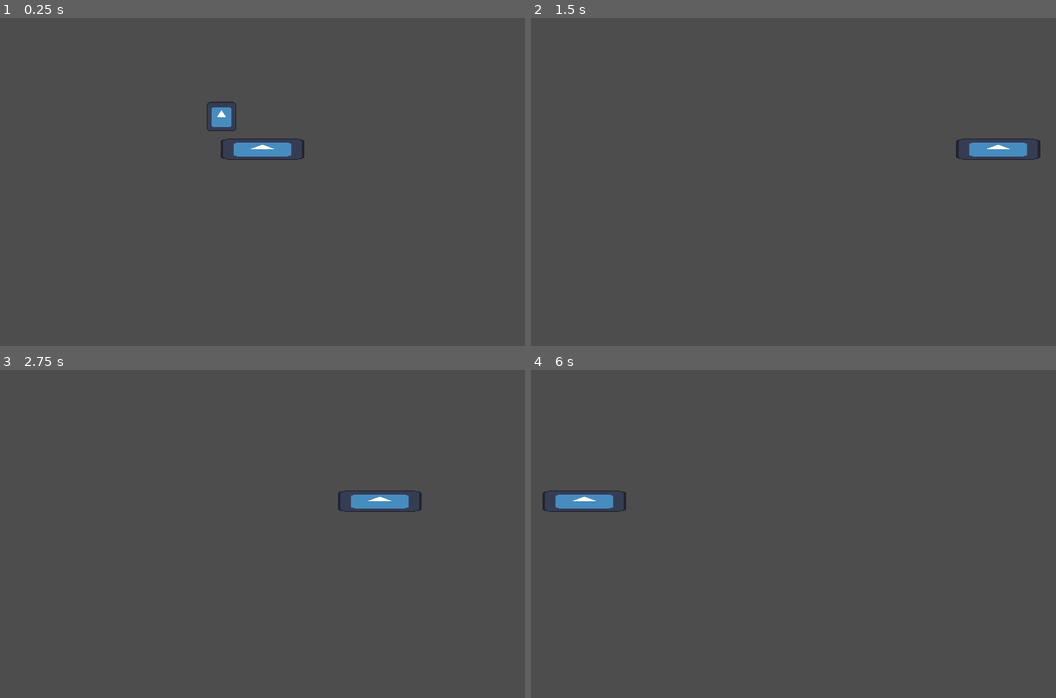
Above: before the commit, frames 1-4 (two rows, left to right).
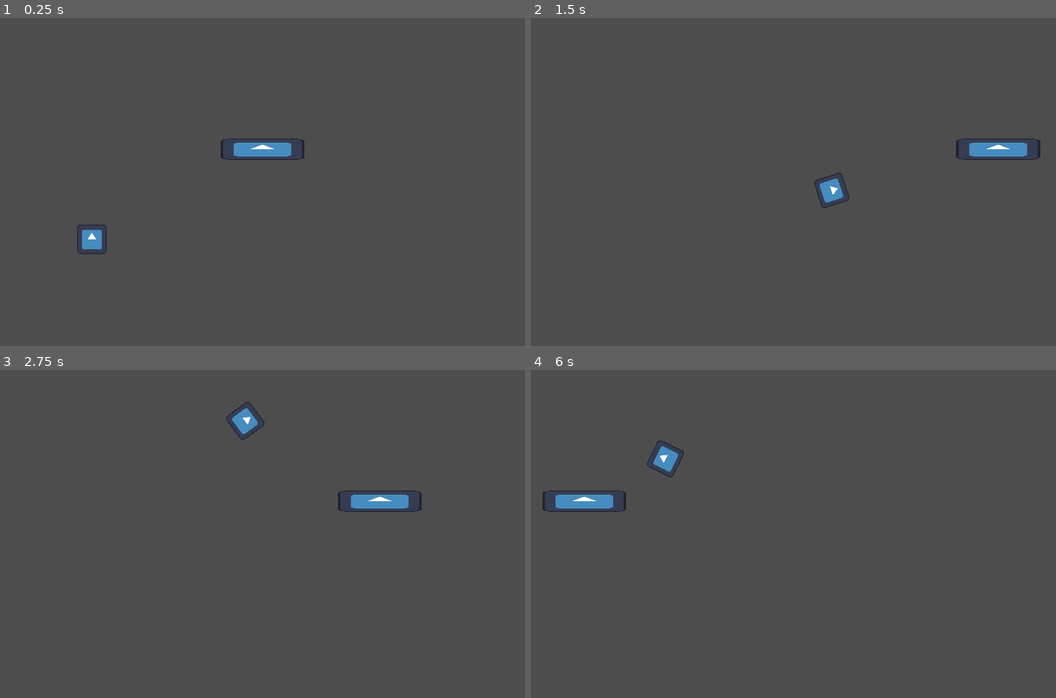
Above: after the commit, the same moments.

Repository: Aperaine/Rigged-Basketball
Game: Godot game, scene res://scenes/game.tscn
Two runs of this game, one before a commit and one after it. Both use one fixed random seed, a clock stepped at 60 frames per second and the inputs below. The engine's default icon, where the game draws it, is replaced by a stand-in: a white triangle on a blue panel in a dark square.
Inputs:
- Up to frame 1 (0.25 s): no input
- Up to frame 2 (1.5 s): tap Enter at 0.5 s; hold Right (moveRight) 0.53-1.28 s; hold Left (moveLeft) from 1.28 s (still down)
- Up to frame 3 (2.75 s): release Left (moveLeft) at 2.03 s; hold Right (moveRight) from 2.03 s (still down)
- Up to frame 4 (6 s): tap Space at 3.5 s; release Right (moveRight) at 3.53 s; hold Left (moveLeft) 3.53-5.78 s; tap Enter at 5.75 s; hold Right (moveRight) from 5.78 s (still down)

The runs differ from the first frame. In frame 1, 0.6% of the frame differs, in the area x 14-45%, y 25-72%; in frame 2, 0.3%; in frame 3, 0.3%; in frame 4, 0.3%.

Commit message:
Created projectile script

Diff:
--- a/riggedBasketball/scenes/ball.tscn
+++ b/riggedBasketball/scenes/ball.tscn
@@ -20,3 +20,5 @@
 [node name="ProjectileOnCurve2D" type="Node2D" parent="."]
 script = ExtResource("3_f7cbr")
 metadata/_custom_type_script = "uid://bdnl6uuwlfjme"
+
+[connection signal="body_entered" from="." to="." method="_on_body_entered"]
--- a/riggedBasketball/scenes/game.tscn
+++ b/riggedBasketball/scenes/game.tscn
@@ -1,7 +1,10 @@
-[gd_scene load_steps=3 format=3 uid="uid://f02l7av0c05v"]
+[gd_scene load_steps=4 format=3 uid="uid://f02l7av0c05v"]
 
 [ext_resource type="PackedScene" uid="uid://6ahhekbmm04v" path="res://scenes/hoop.tscn" id="1_uwrxv"]
 [ext_resource type="PackedScene" uid="uid://cldexln4udev1" path="res://scenes/ball.tscn" id="2_yqjtg"]
+
+[sub_resource type="WorldBoundaryShape2D" id="WorldBoundaryShape2D_yqjtg"]
+distance = -366.0
 
 [node name="Game" type="Node2D"]
 
@@ -9,4 +12,10 @@
 position = Vector2(320, 240)
 
 [node name="Ball" parent="." instance=ExtResource("2_yqjtg")]
-position = Vector2(270, 172)
+position = Vector2(112, 327)
+target = Vector2(291, 132)
+
+[node name="StaticBody2D" type="StaticBody2D" parent="."]
+
+[node name="CollisionShape2D" type="CollisionShape2D" parent="StaticBody2D"]
+shape = SubResource("WorldBoundaryShape2D_yqjtg")
--- a/riggedBasketball/scripts/ball.gd
+++ b/riggedBasketball/scripts/ball.gd
@@ -1 +1,27 @@
 extends RigidBody2D
+
+@onready var projectile: ProjectileOnCurve2D = $ProjectileOnCurve2D
+@onready var originalPos:Vector2 = position
+@export var target:Vector2
+@export var speed:int = 2
+var arcHeight:int = 200
+var syncProjectile:bool = false
+
+
+func _physics_process(delta: float) -> void:
+	## for testing
+	if Input.is_action_just_pressed("moveRight"):
+		syncProjectile = true
+		projectile.launch(originalPos, target, arcHeight, speed)
+
+	if syncProjectile:
+		projectile._physics_process(delta)
+
+		position = projectile.position
+		rotation = projectile.rotation
+
+
+
+func _on_body_entered(_body: Node) -> void:
+	print("enter")
+	syncProjectile = false
